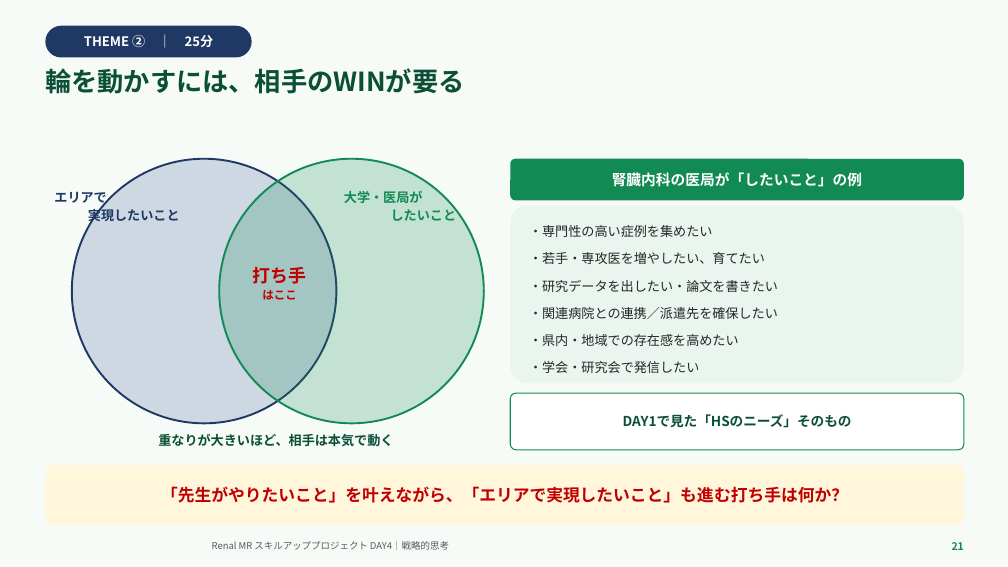
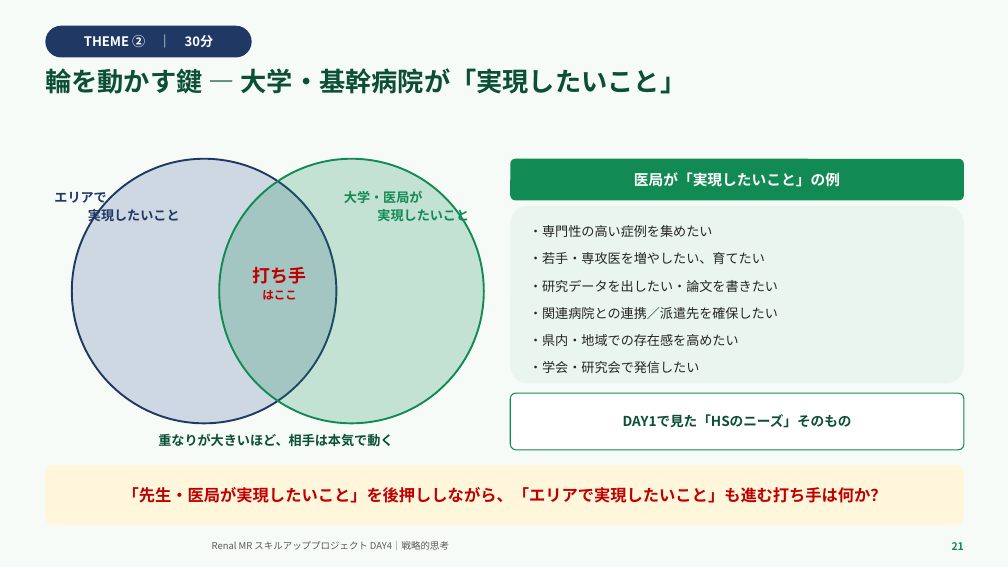
Before and after one commit to TAKUYA-1187/Claude, a slide deck: slide 21 of novartis_training/DAY4_ちょっと分かるだけで世界が変わる.pptx. Drawn at 1008x567 pixels with LibreOffice and Linux fonts; fonts in the diff are those of the drawing; background and template pictures are left out. Boxes give left, top, right and bottom in pixels: in the first picture for what was removed or moved away, otherwise in the second. Text is boxed around its words. In the diff, an @@ line names an element or a change of style, - is before the commit and + after.

```diff
--- a/novartis_training/DAY4_ちょっと分かるだけで世界が変わる.pptx
+++ b/novartis_training/DAY4_ちょっと分かるだけで世界が変わる.pptx
@@ text in rounded rectangle at [84,35,214,47]: text changed @@
-THEME ② ｜ 25分
+THEME ② ｜ 30分
@@ text at [45,68,687,94]: text changed @@
-輪を動かすには、相手のWINが要る
+輪を動かす鍵 — 大学・基幹病院が「実現したいこと」
@@ text in rounded rectangle at [634,172,840,187]: text changed @@
-腎臓内科の医局が「したいこと」の例
+医局が「実現したいこと」の例
@@ text at [344,191,469,225]: text changed @@
-大学・医局が
-したいこと
+大学・医局が
+実現したいこと
@@ text in rounded rectangle at [123,487,887,503]: text changed; size 16 to 15.5 pt @@
-「先生がやりたいこと」を叶えながら、「エリアで実現したいこと」も進む打ち手は何か？
+「先生・医局が実現したいこと」を後押ししながら、「エリアで実現したいこと」も進む打ち手は何か？
```
Also in this commit, not shown: 21 other slides changed, 2 other files.
